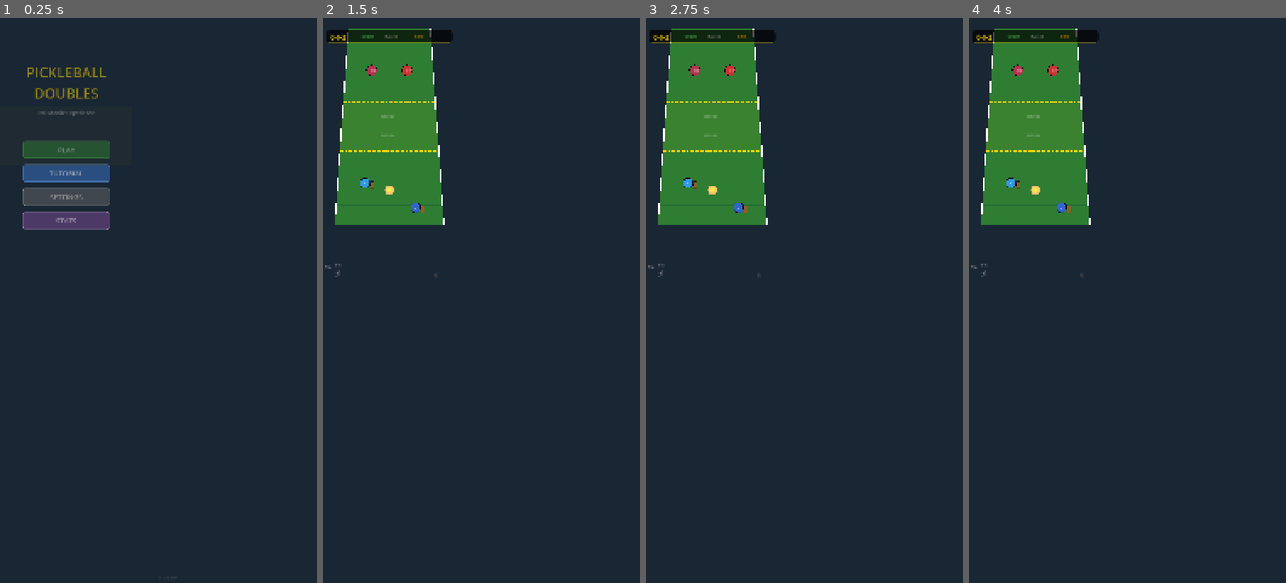
Above: before the commit, frames 1-4 (left to right).
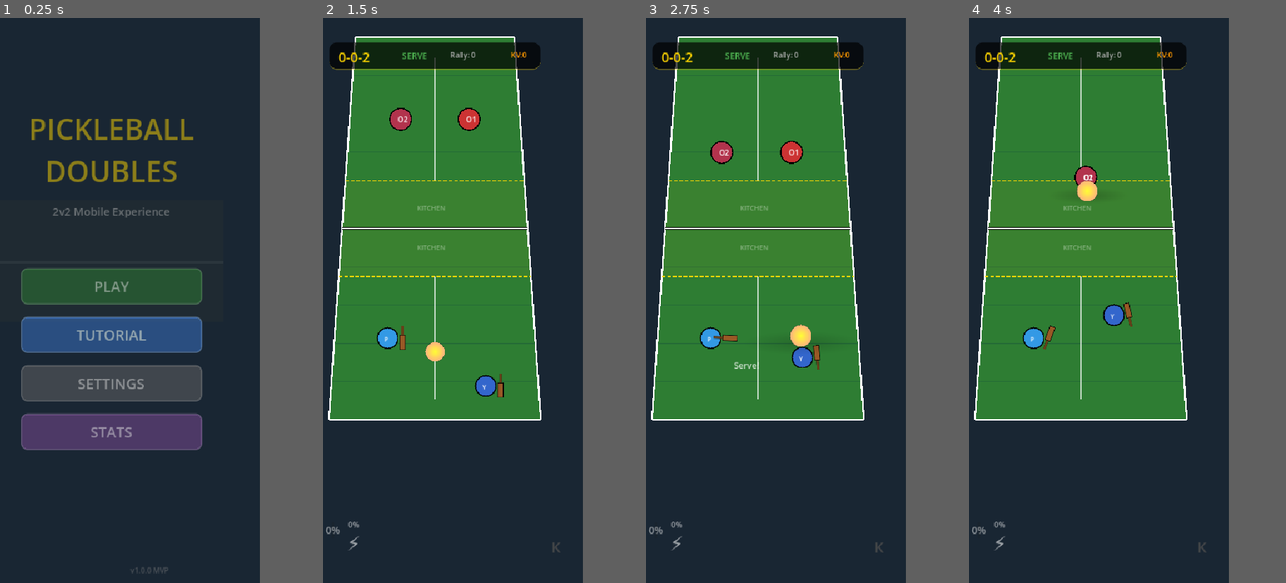
Above: after the commit, the same moments.

Repository: PranavMall/pickle-mvp-mobile
Game: Godot game, scene res://scenes/menu/MainMenu.tscn
Same seed, same stepped clock (60 frames per second), same inputs: the game is played once before the commit and once after it.
Inputs (mouse positions are in pixels of both pictures, inside the frame that each line leads up to):
- Up to frame 1 (0.25 s): no input
- Up to frame 2 (1.5 s): click "TUTORIAL" at 0.5 s; move the mouse to (551, 272) at 1.27 s; click (551, 272) at 1.42 s
- Up to frame 3 (2.75 s): tap Enter at 2 s; drag from (741, 328) to (658, 57) at 2.02 s
- Up to frame 4 (4 s): move the mouse to (1159, 176) at 2.77 s; click (1159, 176) at 2.92 s; drag from (1111, 413) to (988, 142) at 3.52 s
In our replay, the window is 450x800 before the commit and 369x800 after it. These sizes can differ from the game's own. Grey fills any space a smaller window leaves; there, only what the larger window draws over its background counts as a difference.

The runs differ from the first frame. In frame 1, 20% of the frame differs, in the area x 6-64%, y 8-100%; in frame 2, 35%, in the area x 0-75%, y 1-95%; in frame 3, 35%; in frame 4, 35%.

Commit message:
Fixing the Swipe controller. Next make the game as per pickleball.

Diff:
--- a/project.godot
+++ b/project.godot
@@ -1,8 +1,16 @@
 ; Engine configuration file.
-; Godot 4.4.1 - Pickleball Mobile MVP
-; Portrait mode 2v2 doubles pickleball game
+; It's best edited using the editor UI and not directly,
+; since the parameters that go here are not all obvious.
+;
+; Format:
+;   [section] ; section goes between []
+;   param=value ; assign values to parameters
 
 config_version=5
+
+[android]
+
+modules/plugins=""
 
 [application]
 
@@ -20,49 +28,43 @@
 GameManager="*res://scripts/autoload/GameManager.gd"
 AudioManager="*res://scripts/autoload/AudioManager.gd"
 
+[debug]
+
+gdscript/warnings/unused_variable=0
+gdscript/warnings/unused_parameter=0
+
 [display]
 
-window/size/viewport_width=1080
-window/size/viewport_height=1920
+window/size/viewport_width=430
+window/size/viewport_height=932
 window/size/resizable=false
 window/stretch/mode="canvas_items"
 window/stretch/aspect="expand"
 window/handheld/orientation=1
-window/vsync/vsync_mode=1
 
 [input]
 
-touch={
-"deadzone": 0.2,
-"events": []
-}
 ui_cancel={
 "deadzone": 0.5,
 "events": [Object(InputEventKey,"resource_local_to_scene":false,"resource_name":"","device":0,"window_id":0,"alt_presse …(194 unchanged characters)…
 ]
+}
+touch={
+"deadzone": 0.2,
+"events": []
 }
 
 [input_devices]
 
 pointing/emulate_touch_from_mouse=true
 
-[rendering]
-
-renderer/rendering_method="mobile"
-renderer/rendering_method.mobile="mobile"
-textures/vram_compression/import_etc2_astc=true
-environment/defaults/default_clear_color=Color(0.1, 0.15, 0.2, 1)
-anti_aliasing/quality/msaa_2d=1
-
 [physics]
 
 2d/run_on_separate_thread=true
 
-[debug]
+[rendering]
 
-gdscript/warnings/unused_parameter=0
-gdscript/warnings/unused_variable=0
-
-[android]
-
-modules/plugins=""
+renderer/rendering_method="mobile"
+textures/vram_compression/import_etc2_astc=true
+anti_aliasing/quality/msaa_2d=1
+environment/defaults/default_clear_color=Color(0.1, 0.15, 0.2, 1)
--- a/scenes/main/Main.gd
+++ b/scenes/main/Main.gd
@@ -207,7 +207,6 @@
 	# Initialize all systems - await to ensure completion
 	await get_tree().process_frame
 	await create_systems()
-	await create_swipe_detector()
 	create_player_team()
 
 	# Start game
@@ -407,32 +406,12 @@
 		character.position = screen_pos
 
 # =================== SWIPE INPUT ===================
-func create_swipe_detector() -> void:
-	"""Create the swipe input detector"""
-	print("Creating SwipeDetector...")
-
-	var swipe_detector = Node2D.new()
-	swipe_detector.name = "SwipeDetector"
-	swipe_detector.z_index = 150
-	add_child(swipe_detector)
-
-	var swipe_script = load("res://SwipeDetector.gd")
-	if swipe_script:
-		print("SwipeDetector script loaded successfully")
-		swipe_detector.set_script(swipe_script)
-
-		# Wait a frame for _ready() to complete
-		await get_tree().process_frame
-
-		# Now connect signals
-		if swipe_detector.has_signal("swipe_completed"):
-			swipe_detector.swipe_completed.connect(_on_swipe_completed)
-			swipe_detector.swipe_started.connect(_on_swipe_started)
-			print("SwipeDetector signals connected!")
-		else:
-			push_error("SwipeDetector missing signals!")
-	else:
-		push_error("Failed to load SwipeDetector.gd!")
+# Connect SwipeDetector signals (it's already in the scene)
+	var swipe_detector = $SwipeDetector
+	if swipe_detector:
+		swipe_detector.swipe_completed.connect(_on_swipe_completed)
+		swipe_detector.swipe_started.connect(_on_swipe_started)
+		print("SwipeDetector signals connected!")
 
 func _on_swipe_started() -> void:
 	"""Handle swipe start"""
--- a/scenes/main/Main.tscn
+++ b/scenes/main/Main.tscn
@@ -6,6 +6,7 @@
 [ext_resource type="Script" uid="uid://bfa4khpy4xblw" path="res://UI/UISetup.gd" id="3_q24mn"]
 [ext_resource type="Script" uid="uid://dei25affa53a5" path="res://scripts/systems/KitchenButton.gd" id="5_1rhdn"]
 [ext_resource type="Script" uid="uid://b5uqmpcfxwrre" path="res://scripts/systems/MasteryButton.gd" id="6_sjxhf"]
+[ext_resource type="Script" uid="uid://8tmd04kv5ksq" path="res://SwipeDetector.gd" id="7_sjxhf"]
 
 [sub_resource type="CircleShape2D" id="CircleShape2D_dc040"]
 radius = 8.0
@@ -140,3 +141,6 @@
 offset_bottom = 27.0
 
 [node name="GameManager" type="Node" parent="."]
+
+[node name="SwipeDetector" type="Node2D" parent="."]
+script = ExtResource("7_sjxhf")
Not shown: 1 places in scenes/main/Main.tscn that only renumber resources
Not shown, added: scenes/menu/MainMenu.gd.uid
Not shown: 1 places in scenes/menu/MainMenu.tscn that only renumber resources
Not shown, added: scripts/ai/AIBrain.gd.uid
Not shown, added: scripts/autoload/AudioManager.gd.uid
Not shown, added: scripts/autoload/GameManager.gd.uid
Not shown, added: scripts/effects/VisualEffects.gd.uid
Not shown, added: scripts/systems/ScoringSystem.gd.uid
Not shown, added: scripts/systems/ServiceRules.gd.uid
Not shown, added: scripts/systems/TutorialManager.gd.uid
Not shown, added: scripts/systems/TutorialUI.gd.uid
Not shown, added: scripts/systems/ViolationDetector.gd.uid
